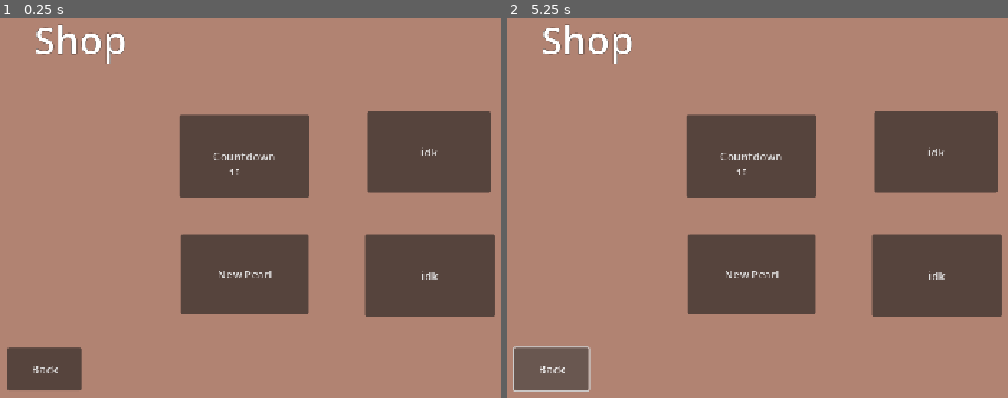
Above: before the commit, frames 1-2 (left to right).
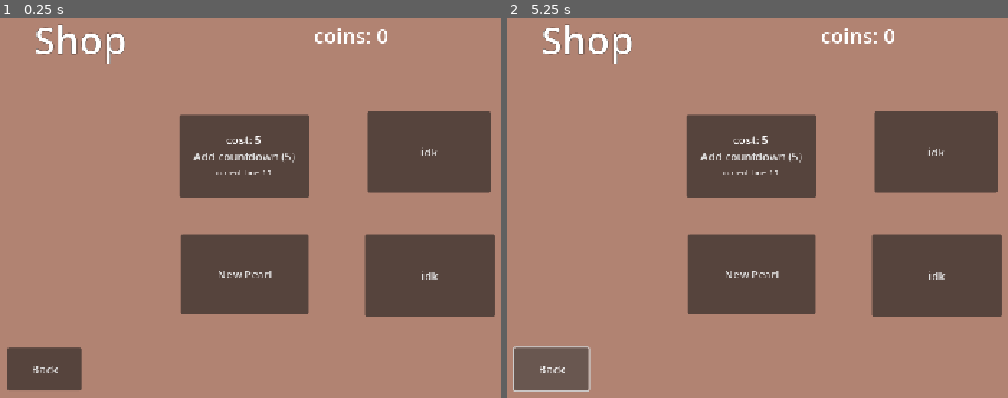
Above: after the commit, the same moments.

Repository: Adi-Ari-17/tapioca-run
Game: Godot game, scene res://scenes/shop.tscn
The game is run twice, just before and just after one commit, with the same random seed, the same clock (stepped at 60 frames per second) and the same inputs. This scene is started directly instead of the project's main scene.
Inputs:
- Up to frame 1 (0.25 s): no input
- Up to frame 2 (5.25 s): click "Countdown" (after the commit: "Add countdown (5)") at 0.5 s; click "New Pearl" at 1.25 s; click "New Pearl" at 2 s; click "idk" at 2.75 s; click "idk" at 3.5 s; click "Back" at 4.25 s; hold Right (right) from 5.03 s (still down)

The runs differ from the first frame. In frame 1, 0.6% of the frame differs, in the area x 38-78%, y 2-42%; in frame 2, 0.6%.

Commit message:
art

Diff:
--- a/tapioca-run/scenes/shop.tscn
+++ b/tapioca-run/scenes/shop.tscn
@@ -1,14 +1,19 @@
 [gd_scene format=3 uid="uid://cx3vv8aw2mirp"]
 
-[ext_resource type="Script" uid="uid://15e3vgl2xjrq" path="res://scripts/shop.gd" id="1_lx5au"]
+[ext_resource type="Script" uid="uid://15e3vgl2xjrq" path="res://scripts/Shop.gd" id="1_lx5au"]
 
 [sub_resource type="LabelSettings" id="LabelSettings_6mc5i"]
-font_size = 12
+font_size = 10
+
+[sub_resource type="LabelSettings" id="LabelSettings_e1o86"]
 
 [sub_resource type="LabelSettings" id="LabelSettings_xfvoa"]
 font_size = 55
 outline_size = 2
 outline_color = Color(0, 0, 0, 1)
+
+[sub_resource type="LabelSettings" id="LabelSettings_lx5au"]
+font_size = 30
 
 [node name="shop" type="CanvasLayer" unique_id=1384893480]
 script = ExtResource("1_lx5au")
@@ -26,15 +31,25 @@
 offset_top = 210.0
 offset_right = 493.0
 offset_bottom = 329.0
-text = "Countdown"
+text = "Add countdown (5)"
 
 [node name="Label" type="Label" parent="countdown" unique_id=1865517147]
 layout_mode = 0
-offset_left = 72.0
-offset_top = 74.0
-offset_right = 112.0
-offset_bottom = 97.0
+offset_left = 53.0
+offset_top = 76.0
+offset_right = 146.0
+offset_bottom = 99.0
+text = "current time: 10"
 label_settings = SubResource("LabelSettings_6mc5i")
+
+[node name="Label2" type="Label" parent="countdown" unique_id=41529552]
+layout_mode = 0
+offset_left = 67.0
+offset_top = 24.0
+offset_right = 117.0
+offset_bottom = 47.0
+text = "cost: 5"
+label_settings = SubResource("LabelSettings_e1o86")
 
 [node name="idk2" type="Button" parent="." unique_id=605792678]
 offset_left = 573.0
@@ -75,5 +90,14 @@
 offset_bottom = 571.36
 text = "Back"
 
+[node name="Coins" type="Label" parent="." unique_id=105335456]
+offset_left = 491.0
+offset_top = 74.0
+offset_right = 616.0
+offset_bottom = 116.0
+text = "coins: 67"
+label_settings = SubResource("LabelSettings_lx5au")
+horizontal_alignment = 1
+
 [connection signal="pressed" from="countdown" to="." method="_on_countdown_pressed"]
 [connection signal="pressed" from="back" to="." method="_on_back_pressed"]
--- a/tapioca-run/scripts/GameManager.gd
+++ b/tapioca-run/scripts/GameManager.gd
@@ -6,4 +6,4 @@
 var coins: int = 0
 var countdown: int = 0
 var count_max: int = 11
-var menu: bool = false
+var timecost: int = 5
--- a/tapioca-run/scripts/Shop.gd
+++ b/tapioca-run/scripts/Shop.gd
@@ -1,16 +1,25 @@
 extends CanvasLayer
 
 signal menu_load
+@onready var timelabel: Label = $countdown/Label
+@onready var coinlabel: Label = $Coins
+@onready var costlabel1: Label = $countdown/Label2
 
-@onready var label: Label = $countdown/Label
+func _ready() -> void:
+	timelabel.text = str(GameManager.count_max - 1)
+	coinlabel.text = "coins: " + str(GameManager.coins)
+	costlabel1.text = "cost: " + str(GameManager.timecost)
 
-func _physics_process(delta: float) -> void:
-	label.text = str(GameManager.count_max - 1)
+func _physics_process(_delta: float) -> void:
+	timelabel.text = "current time: " + str(GameManager.count_max - 1)
+	coinlabel.text = "coins: " + str(GameManager.coins)
+	costlabel1.text = "cost: " + str(GameManager.timecost)
+
 func _on_back_pressed() -> void:
 	menu_load.emit()
 
-
 func _on_countdown_pressed() -> void:
-	if GameManager.coins >= 5:
-		GameManager.coins -= 5
-		GameManager.count_max +=5
+	if GameManager.coins >= GameManager.timecost:
+		GameManager.coins -= GameManager.timecost
+		GameManager.count_max += 5
+		GameManager.timecost += randf_range(3, 8)
Binary file added: tapioca-run/Aseprite Drawings/sign.aseprite
Binary file added: tapioca-run/assets/sprites/sign.png
